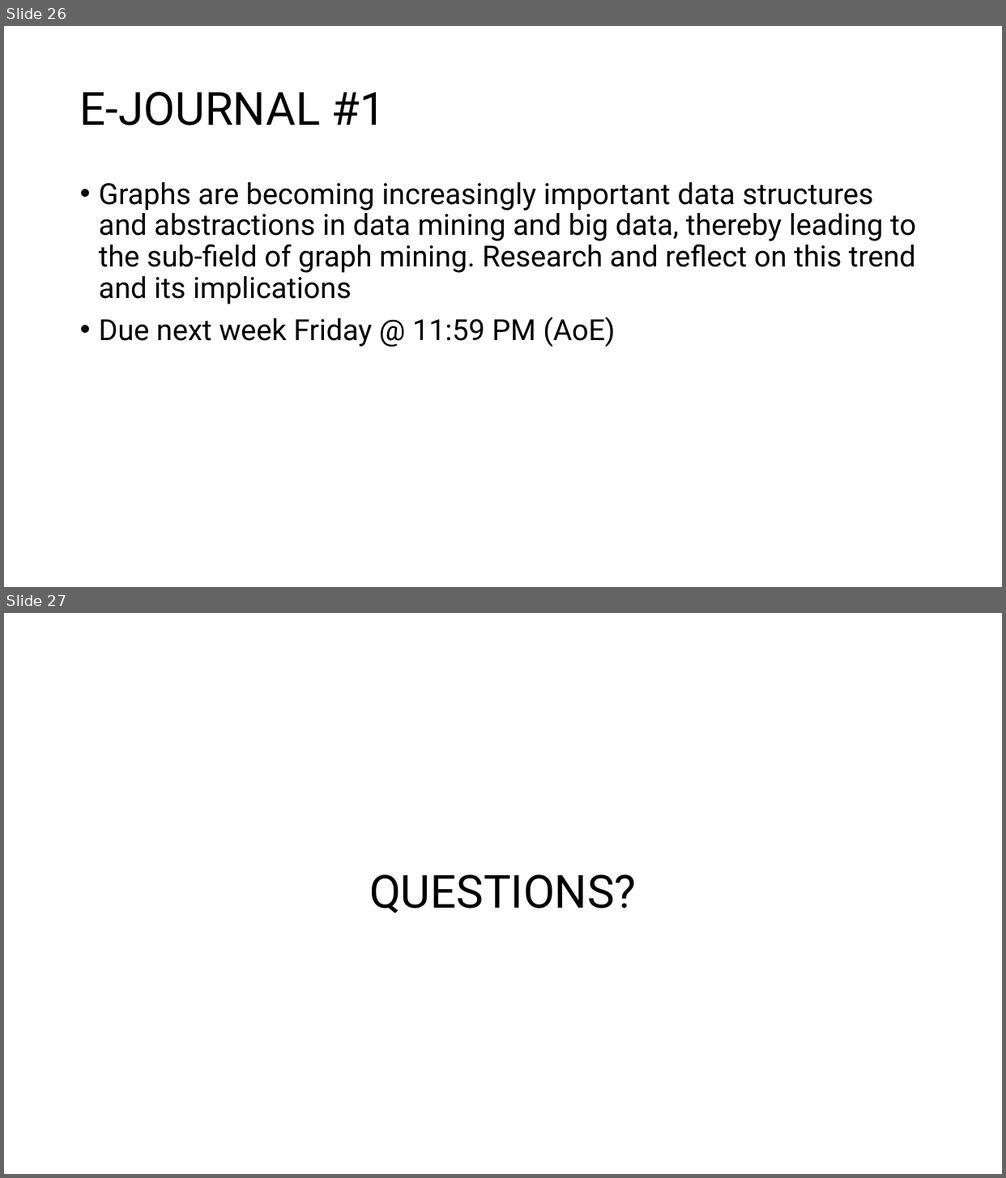
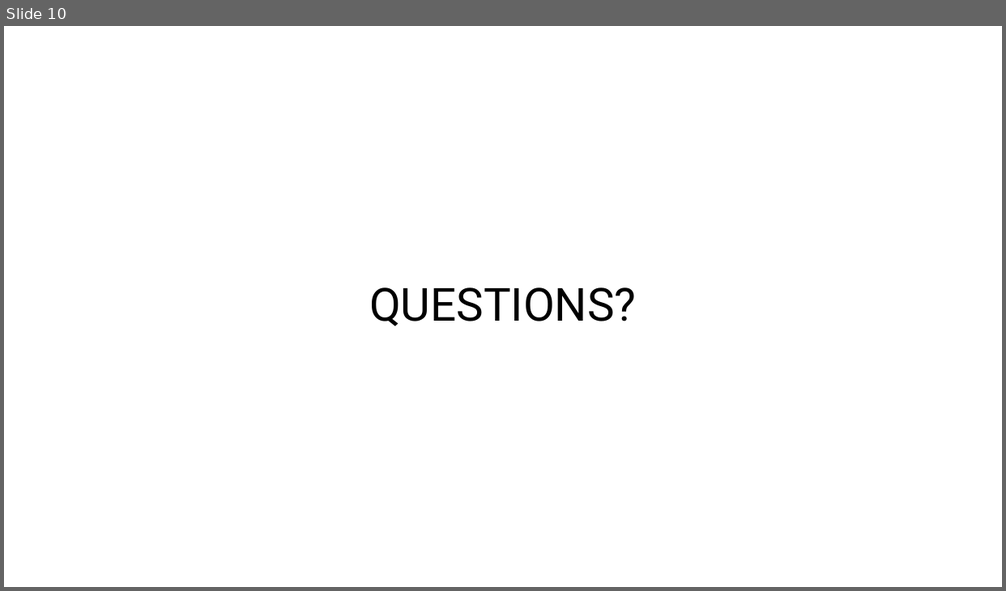
Before and after one commit to InzamamRahaman/COMP6940-2023, a slide deck: Lectures/Lecture 2/COMP6940 Lecture 2.pptx. Shown one above the other, each under a label of ours: slides 26 and 27 before the commit, slide 10 after it. The pictures are 1006x1178 and 1006x591 pixels, drawn with LibreOffice and Linux fonts; fonts in the diff are those of the drawing. Boxes give left, top, right and bottom in pixels: in the first picture for what was removed or moved away, otherwise in the second. Text is boxed around its words. In the diff, an @@ line names an element or a change of style, - is before the commit and + after.

```diff
--- a/Lectures/Lecture 2/COMP6940 Lecture 2.pptx
+++ b/Lectures/Lecture 2/COMP6940 Lecture 2.pptx
@@ slide 26 removed at bbox=[4, 26, 1002, 587], background #FFFFFF @@
@@ title removed at bbox=[80, 92, 386, 126] @@
-E-JOURNAL #1
@@ text removed at bbox=[99, 182, 916, 347] @@
-• Graphs are becoming increasingly important data structures and abstractions in data mining and big data, thereby leading to the sub-field of graph mining. Research and reflect on this trend and its implications
-• Due next week Friday @ 11:59 PM (AoE)
@@ what was slide 27 is now slide 10 @@
```
Also in this commit, not shown: 3 slides changed, 4 slides added, 21 other slides removed, 12 other files.
